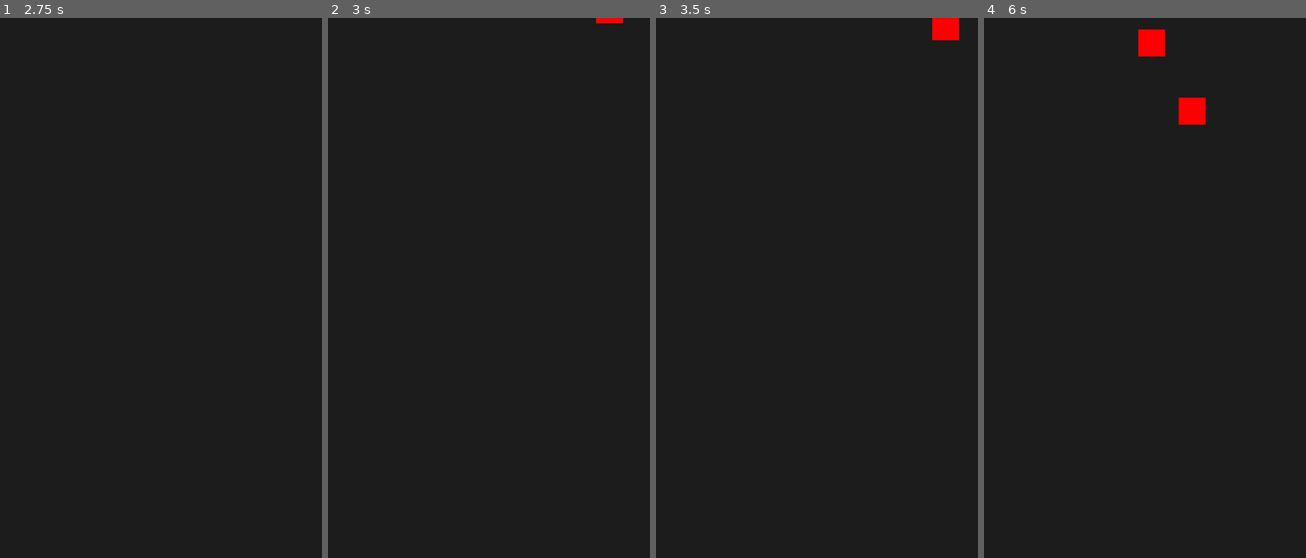
Above: before the commit, frames 1-4 (left to right).
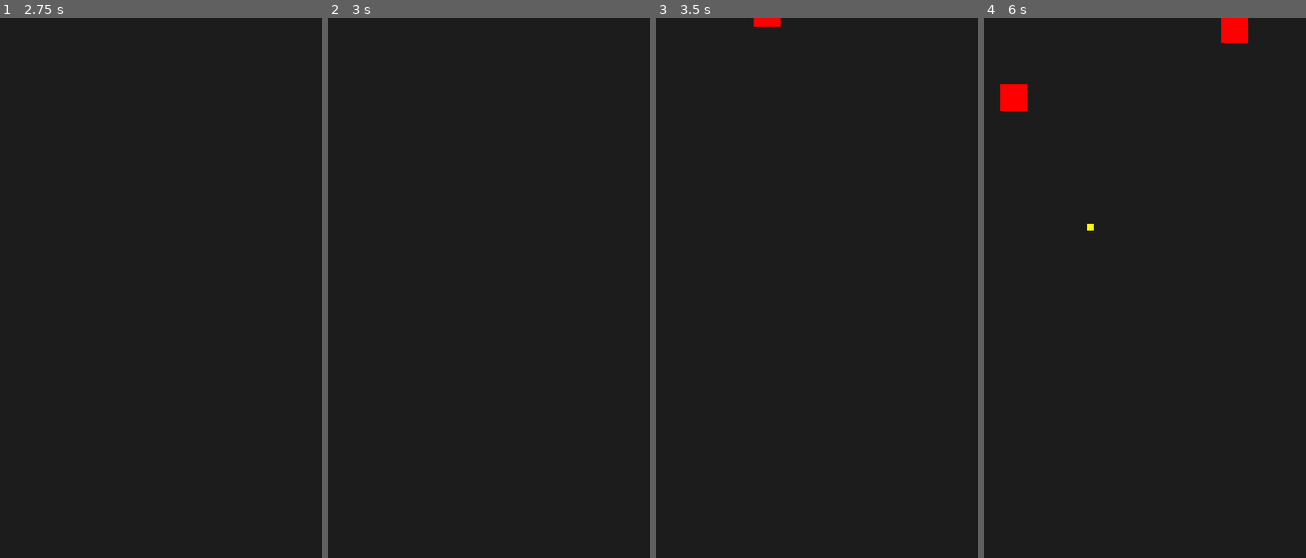
Above: after the commit, the same moments.

Repository: jbachurski/arkadiusz
Game: Godot game, scene res://game.tscn
Two runs of this game, one before a commit and one after it. Both use one fixed random seed, a clock stepped at 60 frames per second and the inputs below.
Inputs:
- Up to frame 1 (2.75 s): tap Enter at 0.5 s; hold Right (right) 0.53-1.28 s; hold Down (down) 1.28-2.03 s; tap Space at 2 s; hold Right (right) from 2.03 s (still down)
- Up to frame 2 (3 s): tap Enter at 2.75 s; release Right (right) at 2.78 s; hold Up (up) from 2.78 s (still down)
- Up to frame 3 (3.5 s): keep holding Up (up)
- Up to frame 4 (6 s): release Up (up) at 3.53 s; hold Left (left) 3.53-5.03 s; hold Down (down) 5.03-5.78 s; hold Right (right) from 5.78 s (still down)

Frame 1 is identical in both runs. In frame 2, less than 0.1% of the frame differs, in the area x 83-92%, y 0-1%; in frame 3, 0.5%; in frame 4, 1.7%, in the area x 5-83%, y 0-40%.

Commit message:
Add angy yellow squares

Diff:
--- /dev/null
+++ b/bullet.gd
@@ -0,0 +1,13 @@
+extends Area2D
+
+const MOVE_SPEED = 150.0
+@export var initial: Vector2
+
+func start(pos: Vector2):
+	initial = pos
+	position = initial
+	print(position)
+
+# Called every frame. 'delta' is the elapsed time since the previous frame.
+func _process(delta):
+	position = position + Vector2(0, delta * MOVE_SPEED)
--- /dev/null
+++ b/bullet.tscn
@@ -0,0 +1,22 @@
+[gd_scene load_steps=2 format=3 uid="uid://dsgpbbehplugk"]
+
+[ext_resource type="Script" path="res://bullet.gd" id="1_o334k"]
+
+[node name="Bullet" type="Area2D"]
+script = ExtResource("1_o334k")
+
+[node name="ColorRect" type="ColorRect" parent="."]
+anchors_preset = 8
+anchor_left = 0.5
+anchor_top = 0.5
+anchor_right = 0.5
+anchor_bottom = 0.5
+offset_left = -5.0
+offset_top = -5.0
+offset_right = 5.0
+offset_bottom = 5.0
+grow_horizontal = 2
+grow_vertical = 2
+size_flags_horizontal = 4
+size_flags_vertical = 4
+color = Color(1, 1, 0, 1)
--- a/enemies.gd
+++ b/enemies.gd
@@ -1,10 +1,9 @@
 extends CanvasGroup
 
 
-const ENEMY_NODE = preload("res://enemy.tscn")
+const ENEMY = preload("res://enemy.tscn")
 const TIME_TO_MOB = 2.0
 @export var mob_timer: float = 0.0
-var rng = RandomNumberGenerator.new()
 
 
 func reset_mob_timer():
@@ -18,9 +17,9 @@
 func _process(delta):
 	mob_timer += delta
 	if mob_timer > TIME_TO_MOB:
-		var e = ENEMY_NODE.instantiate()
+		var e = ENEMY.instantiate()
 		var size = get_viewport_rect().size
-		var pos = Vector2(rng.randf_range(0, size.x), -0.1 * size.y)
+		var pos = Vector2(randf_range(0.2, 0.8), -0.1) * size
+		add_child(e)
 		e.start(pos)
-		add_child(e)
 		reset_mob_timer()
--- a/enemy.gd
+++ b/enemy.gd
@@ -1,4 +1,9 @@
 extends Node2D
+
+const BULLET = preload("res://bullet.tscn")
+const WAVE_RANGE = 70
+const FALL_SPEED = 50
+const LIVE_NORM = 1
 
 @export var live: float = 0.0
 @export var initial: Vector2
@@ -7,9 +12,19 @@
 func start(pos: Vector2) -> void:
 	initial = pos
 	position = initial
+	_reset_shoot_timer()
+	$ShootTimer.connect("timeout", _on_shoot_timer_timeout)
 
+func _reset_shoot_timer():
+	$ShootTimer.start(randf_range(2, 3))
+
+func _on_shoot_timer_timeout():
+	var b = BULLET.instantiate()
+	b.start(position)
+	get_parent().add_child(b)
+	_reset_shoot_timer()
 
 # Called every frame. 'delta' is the elapsed time since the previous frame.
 func _process(delta):
-	position = Vector2(initial.x + sin(live) * 70, initial.y + live * 50)
-	live += delta
+	position = Vector2(initial.x + sin(live) * WAVE_RANGE, initial.y + live * FALL_SPEED)
+	live += delta * LIVE_NORM
--- a/enemy.tscn
+++ b/enemy.tscn
@@ -3,11 +3,23 @@
 [ext_resource type="Script" path="res://enemy.gd" id="1_bgedf"]
 
 [node name="Enemy" type="Node2D"]
+z_index = 1
 script = ExtResource("1_bgedf")
 
 [node name="Area2D" type="Area2D" parent="."]
 
 [node name="ColorRect" type="ColorRect" parent="."]
-offset_right = 40.0
-offset_bottom = 40.0
+anchors_preset = 8
+anchor_left = 0.5
+anchor_top = 0.5
+anchor_right = 0.5
+anchor_bottom = 0.5
+offset_left = -20.0
+offset_top = -20.0
+offset_right = 20.0
+offset_bottom = 20.0
+grow_horizontal = 2
+grow_vertical = 2
 color = Color(1, 0, 0, 1)
+
+[node name="ShootTimer" type="Timer" parent="."]
--- a/player.gd
+++ b/player.gd
@@ -1,8 +1,8 @@
 extends CharacterBody2D
 
-const SPEED = 400.0
+const SPEED = 400.0 * 60.0
 
 func _physics_process(delta):
 	var direction = Input.get_vector("left", "right", "up", "down")
-	velocity = direction * SPEED
+	velocity = delta * direction * SPEED
 	move_and_slide()
--- a/player.tscn
+++ b/player.tscn
@@ -3,6 +3,7 @@
 [ext_resource type="Script" path="res://player.gd" id="1_i308t"]
 
 [node name="CharacterBody2D" type="CharacterBody2D"]
+z_index = 2
 position = Vector2(500, 500)
 script = ExtResource("1_i308t")
 
